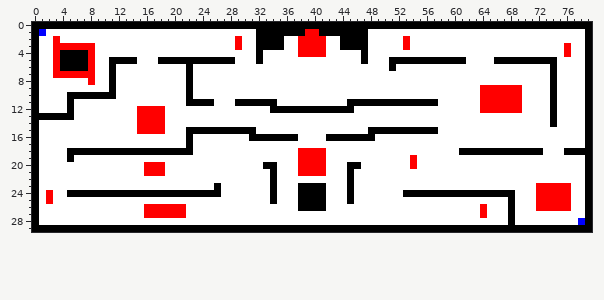
Two states of a sprite sheet, level.png. This is how it looked before the edit.
The file is 80x30 pixels.
The result:
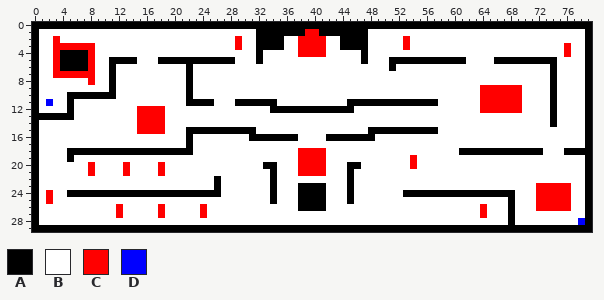
Palette (. is transparent): A #000000  B #ffffff  C #ff0000  D #0000ff
Edits made:
{"y":1,"x":1,"old":"D","new":"B"}
{"y":11,"x":2,"old":"B","new":"D"}
{"y":20,"x":8,"old":"B","new":"C"}
{"y":20,"x":13,"old":"B","new":"C"}
{"y":20,"x":16,"old":"CC","new":"BB"}
{"y":21,"x":8,"old":"B","new":"C"}
{"y":21,"x":13,"old":"B","new":"C"}
{"y":21,"x":16,"old":"CC","new":"BB"}
{"y":22,"x":26,"old":"B","new":"A"}
{"y":26,"x":12,"old":"B","new":"C"}
{"y":26,"x":16,"old":"CC","new":"BB"}
{"y":26,"x":19,"old":"CCC","new":"BBB"}
{"y":26,"x":24,"old":"B","new":"C"}
{"y":27,"x":12,"old":"B","new":"C"}
{"y":27,"x":16,"old":"CC","new":"BB"}
{"y":27,"x":19,"old":"CCC","new":"BBB"}
{"y":27,"x":24,"old":"B","new":"C"}
{"label":"changed","picture_box":[39,29,46,36]}
{"label":"changed","picture_box":[46,99,53,106]}
{"label":"changed","picture_box":[88,162,95,176]}
{"label":"changed","picture_box":[116,162,221,218]}
